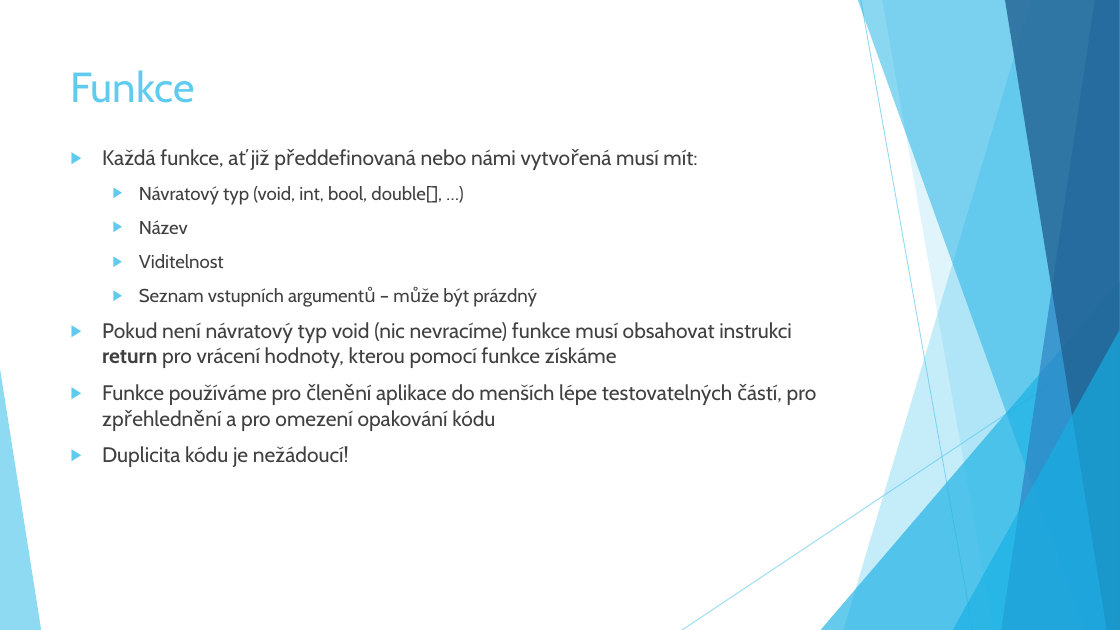
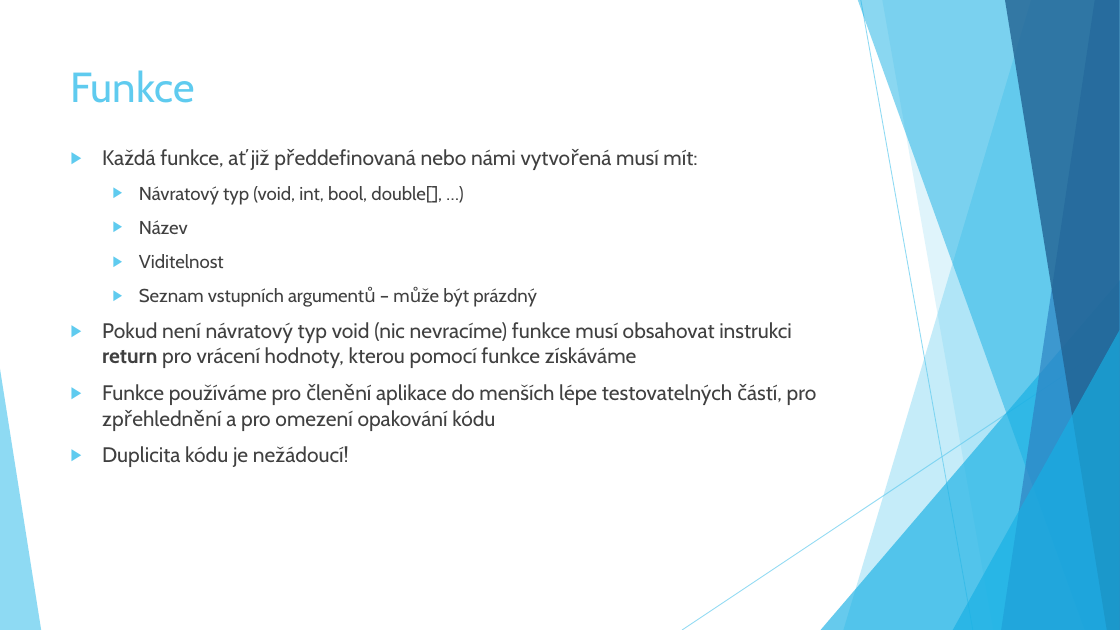
Before and after one commit to dawissl/hradebni, a slide deck: slide 15 of Prezentace/PGM_06.pptx. Drawn at 1120x630 pixels with LibreOffice and Linux fonts; fonts in the diff are those of the drawing. Boxes give left, top, right and bottom in pixels: in the first picture for what was removed or moved away, otherwise in the second. Text is boxed around its words. In the diff, an @@ line names an element or a change of style, - is before the commit and + after.

```diff
--- a/Prezentace/PGM_06.pptx
+++ b/Prezentace/PGM_06.pptx
@@ text at bbox=[102, 322, 792, 368]: text changed @@
-▶ Pokud není návratový typ void (nic nevracíme) funkce musí obsahovat instrukci return pro vrácení hodnoty, kterou pomocí funkce získáme
+▶ Pokud není návratový typ void (nic nevracíme) funkce musí obsahovat instrukci return pro vrácení hodnoty, kterou pomocí funkce získáváme
```
Also in this commit, not shown: 5 other slides changed, 3 other files.
